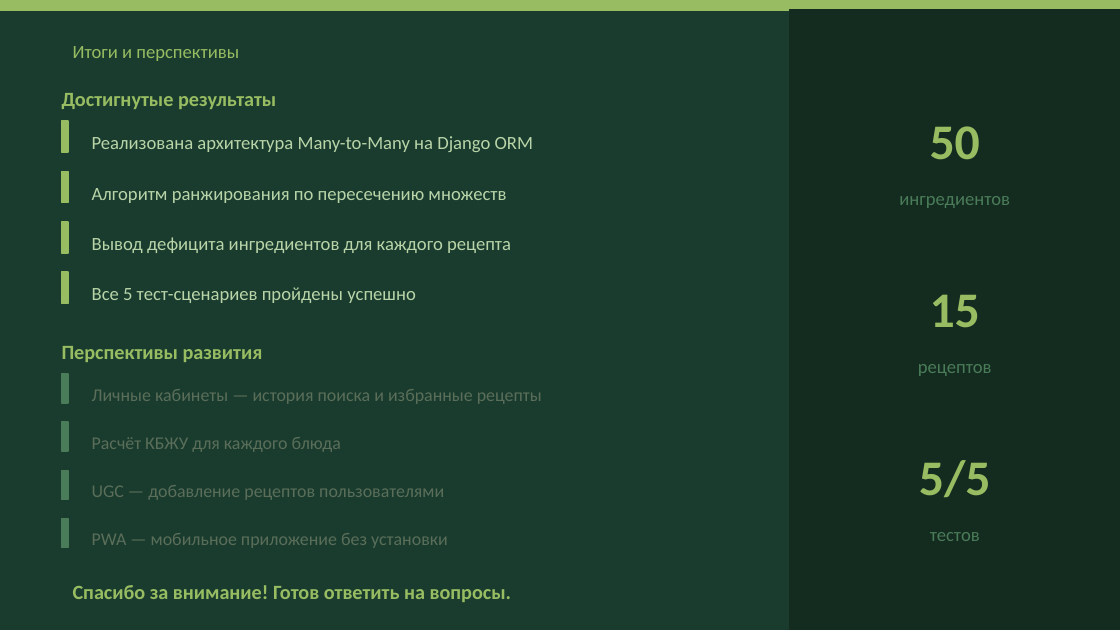
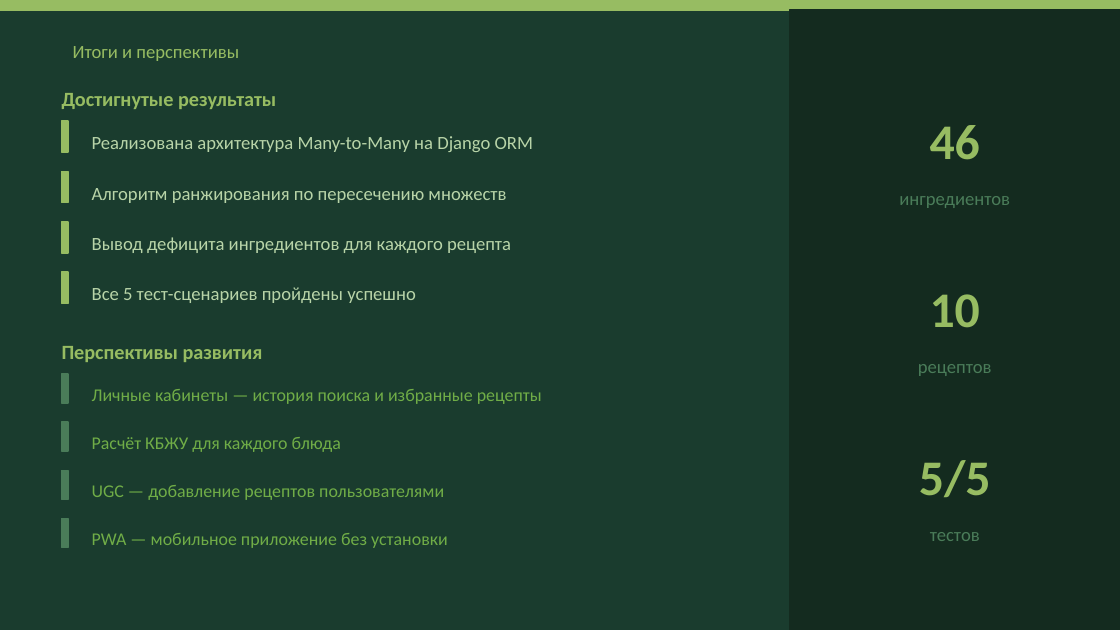
Before and after one commit to tenkopeek/recipe_finder_docs, a slide deck: slide 12 of презентация.pptx. Drawn at 1120x630 pixels with LibreOffice and Linux fonts; fonts in the diff are those of the drawing. Boxes give left, top, right and bottom in pixels: in the first picture for what was removed or moved away, otherwise in the second. Text is boxed around its words. In the diff, an @@ line names an element or a change of style, - is before the commit and + after.

```diff
--- a/презентация.pptx
+++ b/презентация.pptx
@@ text at (x1=930, y1=125, x2=980, y2=160): text changed @@
-50
+46
@@ text at (x1=930, y1=294, x2=980, y2=328): text changed @@
-15
+10
@@ text colour #5A6E5A to #70AD47 in 4 elements at (x1=92, y1=389, x2=542, y2=404), (x1=92, y1=437, x2=341, y2=452), (x1=92, y1=485, x2=444, y2=500), (x1=92, y1=533, x2=448, y2=548) @@
@@ text removed at (x1=73, y1=585, x2=511, y2=602) @@
-Спасибо за внимание! Готов ответить на вопросы.
```
Also in this commit, not shown: 5 other slides changed, 1 slide added, 1 other file.
